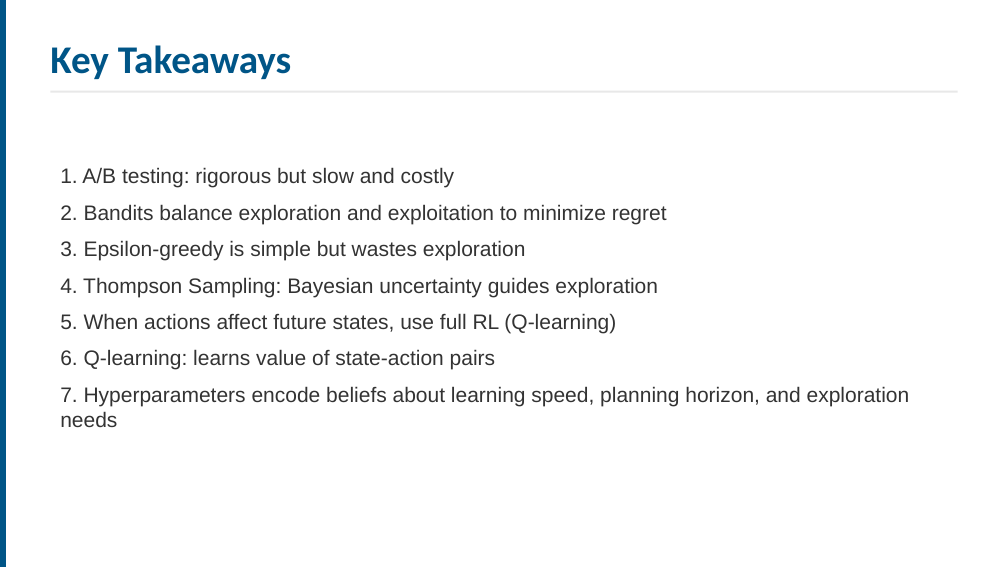
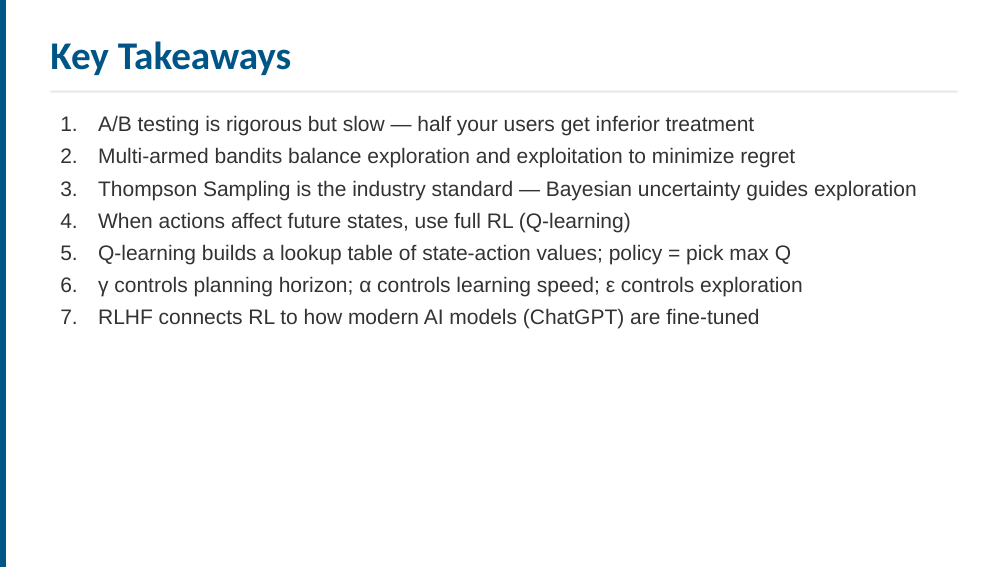
Before and after one commit to ucla-anderson-SSAI/SSAI, a slide deck: slide 37 of Slides/Week4.pptx (slide 28 before the commit). Drawn at 1008x567 pixels with LibreOffice and Linux fonts; fonts in the diff are those of the drawing. Boxes give left, top, right and bottom in pixels: in the first picture for what was removed or moved away, otherwise in the second. Text is boxed around its words. In the diff, an @@ line names an element or a change of style, - is before the commit and + after.

```diff
--- a/Slides/Week4.pptx
+++ b/Slides/Week4.pptx
@@ text "Key Takeaways" at (x1=50, y1=41, x2=291, y2=75): vertical alignment middle to top @@
@@ text "A/B testing is rigorous but ..." at (x1=98, y1=115, x2=917, y2=329): vertical alignment middle to top @@
@@ text at (x1=98, y1=115, x2=917, y2=329): text changed @@
-1. A/B testing: rigorous but slow and costly
-2. Bandits balance exploration and exploitation to minimize regret
-3. Epsilon-greedy is simple but wastes exploration
-4. Thompson Sampling: Bayesian uncertainty guides exploration
-5. When actions affect future states, use full RL (Q-learning)
-6. Q-learning: learns value of state-action pairs
-7. Hyperparameters encode beliefs about learning speed, planning horizon, and exploration needs
+1. A/B testing is rigorous but slow — half your users get inferior treatment
+2. Multi-armed bandits balance exploration and exploitation to minimize regret
+3. Thompson Sampling is the industry standard — Bayesian uncertainty guides exploration
+4. When actions affect future states, use full RL (Q-learning)
+5. Q-learning builds a lookup table of state-action values; policy = pick max Q
+6. γ controls planning horizon; α controls learning speed; ε controls exploration
+7. RLHF connects RL to how modern AI models (ChatGPT) are fine-tuned
```
Also in this commit, not shown: 20 other slides changed, 19 slides added, 9 slides removed, 27 other files.
